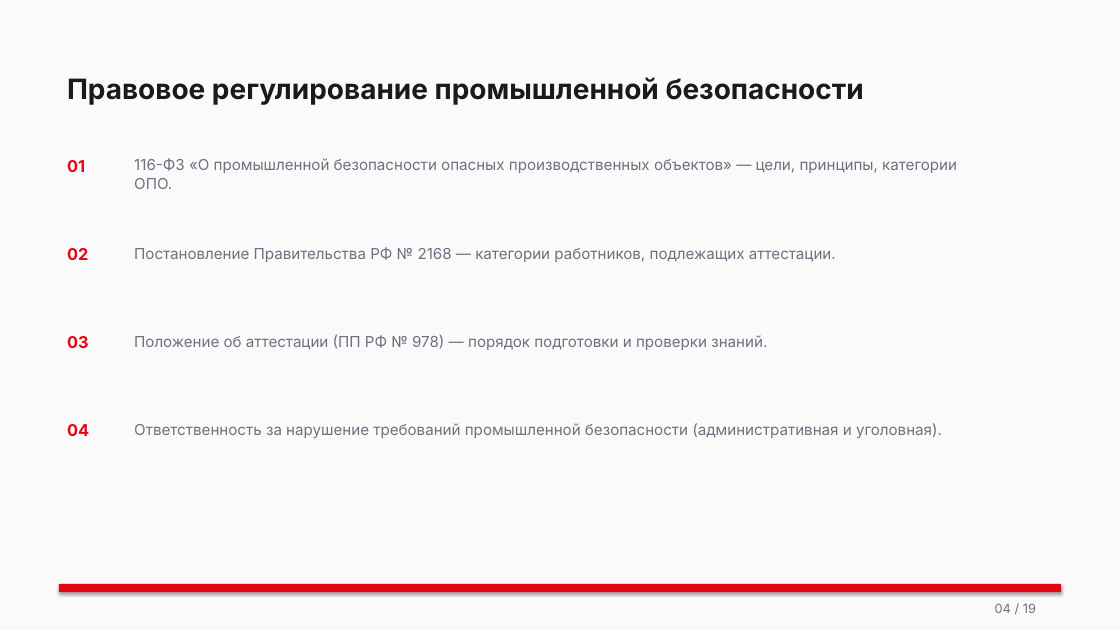
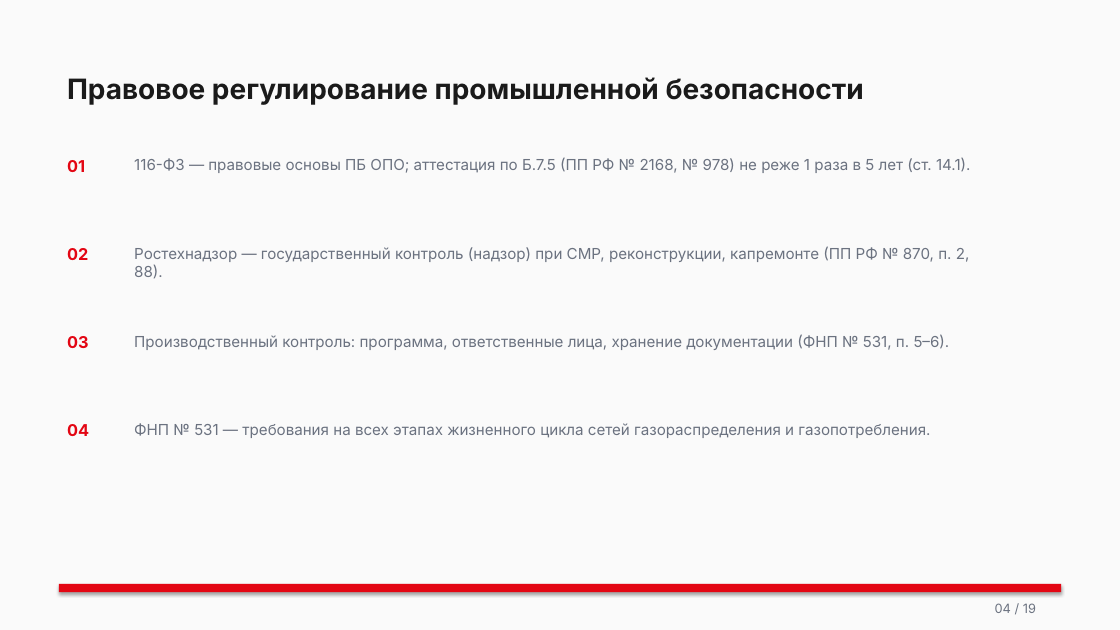
Before and after one commit to lysakalenushka-hash/-, a slide deck: slide 4 of Б.7.5_Проектирование_строительство_газовых_сетей.pptx. Drawn at 1120x630 pixels with LibreOffice and Linux fonts; fonts in the diff are those of the drawing. Boxes give left, top, right and bottom in pixels: in the first picture for what was removed or moved away, otherwise in the second. Text is boxed around its words. In the diff, an @@ line names an element or a change of style, - is before the commit and + after.

```diff
--- a/Б.7.5_Проектирование_строительство_газовых_сетей.pptx
+++ b/Б.7.5_Проектирование_строительство_газовых_сетей.pptx
@@ text at (x1=134, y1=157, x2=971, y2=173): text changed @@
-116-ФЗ «О промышленной безопасности опасных производственных объектов» — цели, принципы, категории ОПО.
+116-ФЗ — правовые основы ПБ ОПО; аттестация по Б.7.5 (ПП РФ № 2168, № 978) не реже 1 раза в 5 лет (ст. 14.1).
@@ text at (x1=134, y1=246, x2=970, y2=279): text changed @@
-Постановление Правительства РФ № 2168 — категории работников, подлежащих аттестации.
+Ростехнадзор — государственный контроль (надзор) при СМР, реконструкции, капремонте (ПП РФ № 870, п. 2, 88).
@@ text at (x1=134, y1=334, x2=950, y2=350): text changed @@
-Положение об аттестации (ПП РФ № 978) — порядок подготовки и проверки знаний.
+Производственный контроль: программа, ответственные лица, хранение документации (ФНП № 531, п. 5–6).
@@ text at (x1=134, y1=423, x2=930, y2=438): text changed @@
-Ответственность за нарушение требований промышленной безопасности (административная и уголовная).
+ФНП № 531 — требования на всех этапах жизненного цикла сетей газораспределения и газопотребления.
```
Also in this commit, not shown: 9 other slides changed, 10 other files.
